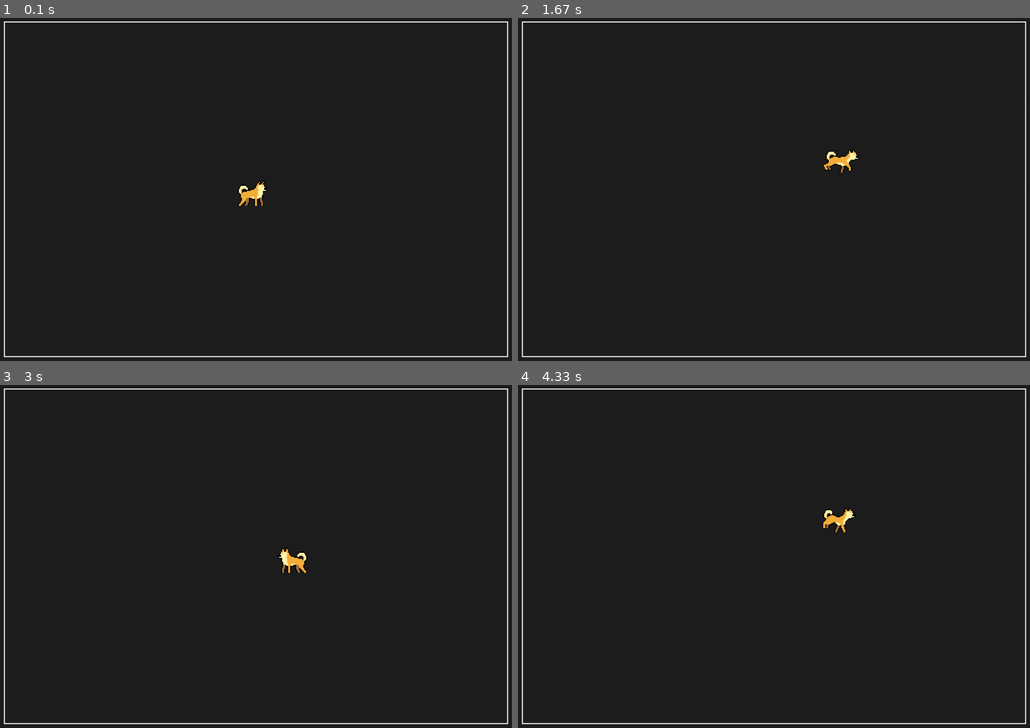
Above: before the commit, frames 1-4 (two rows, left to right).
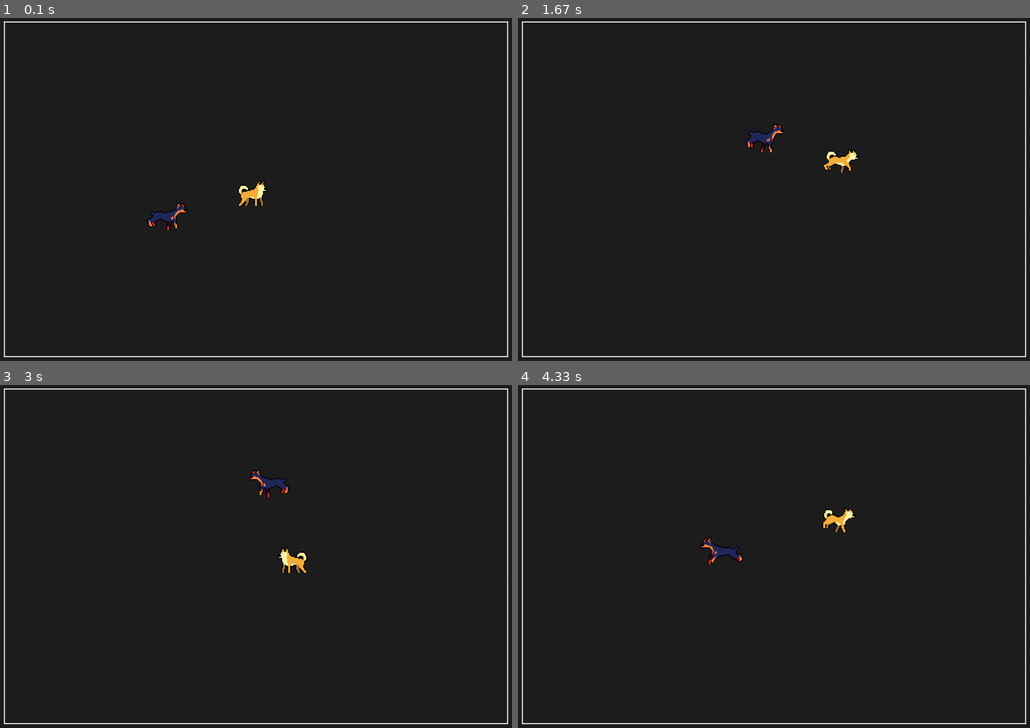
Above: after the commit, the same moments.

Repository: mluizabatista/lpc2025
Game: pygame game, started from atividadefinal/main.py
Same seed, same stepped clock (60 frames per second), same inputs: the game is played once before the commit and once after it.
Inputs:
- Up to frame 1 (0.1 s): no input
- Up to frame 2 (1.67 s): tap Space at 0.33, 0.73, 1.03, 1.23, 1.57 s; hold D 0.67-1.13 s; hold W 1.17-1.47 s; hold D from 1.5 s (still down)
- Up to frame 3 (3 s): tap Space at 1.87, 2.07, 2.37, 2.63, 2.97 s; release D at 1.97 s; hold A 2-2.53 s; hold S 2.57-2.87 s; hold A from 2.9 s (still down)
- Up to frame 4 (4.33 s): tap Space at 3.27, 3.4, 3.8, 4.1 s; release A at 3.3 s; hold W 3.33-3.7 s; hold D from 3.73 s (still down)

The runs differ from the first frame. In frame 1, 0.2% of the frame differs, in the area x 28-37%, y 54-63%; in frame 2, 0.2%, in the area x 44-52%, y 30-40%; in frame 3, 0.2%; in frame 4, 0.2%.

Commit message:
Adiciona NPC

Diff:
--- a/atividadefinal/config.py
+++ b/atividadefinal/config.py
@@ -3,8 +3,10 @@
 FPS = 60
 
 PLAYER_SPEED = 220
+NPC_SPEED = 100
 
 SPRITE_DIR = "assets/caramel"
+NPC_DIR = "assets/dobermann"
 
 FRAME_SIZE = 48
 
@@ -12,3 +14,4 @@
 TOP_BORDER_THICKNESS = BORDER_THICKNESS + 30
 
 SCALE_FACTOR = 2.0
+NPC_SCALE = 2.0
--- a/atividadefinal/game.py
+++ b/atividadefinal/game.py
@@ -1,6 +1,6 @@
 import pygame
 from config import WIDTH, HEIGHT, FPS, BORDER_THICKNESS, TOP_BORDER_THICKNESS
-from sprites import Player
+from sprites import Player, DobermannNPC
 
 class Game:
     def __init__(self):
@@ -10,8 +10,12 @@
         self.clock = pygame.time.Clock()
 
         self.all_sprites = pygame.sprite.Group()
+
         self.player = Player(self)
         self.all_sprites.add(self.player)
+
+        self.dog_npc = DobermannNPC(self)
+        self.all_sprites.add(self.dog_npc)
 
         self.running = True
 
--- a/atividadefinal/sprites.py
+++ b/atividadefinal/sprites.py
@@ -1,19 +1,28 @@
 import pygame
+import random
 from utils import load_spritesheet
-from config import SPRITE_DIR, FRAME_SIZE, SCALE_FACTOR, PLAYER_SPEED, TOP_BORDER_THICKNESS, BORDER_THICKNESS, WIDTH, HEIGHT
+from config import (
+    SPRITE_DIR, NPC_DIR, FRAME_SIZE, SCALE_FACTOR, NPC_SCALE,
+    PLAYER_SPEED, NPC_SPEED,
+    TOP_BORDER_THICKNESS, BORDER_THICKNESS,
+    WIDTH, HEIGHT
+)
+
+def _ensure_anim(frames):
+    if not frames:
+        surf = pygame.Surface((FRAME_SIZE, FRAME_SIZE), pygame.SRCALPHA)
+        surf.fill((150, 150, 150, 255))
+        return [surf]
+    return frames
 
 class Player(pygame.sprite.Sprite):
     def __init__(self, game):
         super().__init__()
         self.game = game
 
-        self.anim_idle = load_spritesheet(f"{SPRITE_DIR}/Idle.png", FRAME_SIZE, FRAME_SIZE)
-        self.anim_walk = load_spritesheet(f"{SPRITE_DIR}/Walk.png", FRAME_SIZE, FRAME_SIZE)
-        self.anim_attack = load_spritesheet(f"{SPRITE_DIR}/Attack.png", FRAME_SIZE, FRAME_SIZE)
-
-        if not self.anim_idle: self.anim_idle = [pygame.Surface((FRAME_SIZE, FRAME_SIZE))]
-        if not self.anim_walk: self.anim_walk = [pygame.Surface((FRAME_SIZE, FRAME_SIZE))]
-        if not self.anim_attack: self.anim_attack = [pygame.Surface((FRAME_SIZE, FRAME_SIZE))]
+        self.anim_idle = _ensure_anim(load_spritesheet(f"{SPRITE_DIR}/Idle.png", FRAME_SIZE, FRAME_SIZE))
+        self.anim_walk = _ensure_anim(load_spritesheet(f"{SPRITE_DIR}/Walk.png", FRAME_SIZE, FRAME_SIZE))
+        self.anim_attack = _ensure_anim(load_spritesheet(f"{SPRITE_DIR}/Attack.png", FRAME_SIZE, FRAME_SIZE))
 
         self.current_anim = self.anim_idle
         self.frame = 0
@@ -26,7 +35,6 @@
         self.y = HEIGHT // 2
 
         self.speed = PLAYER_SPEED
-
         self.scale = SCALE_FACTOR
 
         self.attacking = False
@@ -39,7 +47,6 @@
         self.rect = self.image.get_rect(center=(self.x, self.y))
 
     def set_animation(self, new_anim):
-
         if self.current_anim is not new_anim:
             self.current_anim = new_anim
             self.frame = 0
@@ -47,9 +54,7 @@
 
     def handle_input_and_move(self, dt):
         keys = pygame.key.get_pressed()
-
-        dx = 0.0
-        dy = 0.0
+        dx = dy = 0.0
 
         if keys[pygame.K_w]:
             dy -= self.speed * dt
@@ -71,7 +76,7 @@
             self.set_animation(self.anim_attack)
 
         left_limit = BORDER_THICKNESS + 1
-        top_limit = BORDER_THICKNESS + 1
+        top_limit = TOP_BORDER_THICKNESS + 1
 
         self.x = max(left_limit, min(self.x, WIDTH - left_limit))
         self.y = max(top_limit, min(self.y, HEIGHT - top_limit))
@@ -81,15 +86,10 @@
             now = pygame.time.get_ticks() / 1000.0
             if now - self.attack_start >= self.attack_duration:
                 self.attacking = False
-
-        if self.attacking:
-            self.set_animation(self.anim_attack)
-        else:
-            pass
+                self.set_animation(self.anim_idle)
 
         self.frame_time += dt
         if self.frame_time >= self.frame_speed:
-
             self.frame_time -= self.frame_speed
             self.frame = (self.frame + 1) % len(self.current_anim)
 
@@ -101,7 +101,6 @@
             scaled = pygame.transform.flip(scaled, True, False)
 
         self.image = scaled
-
         self.rect = self.image.get_rect(center=(int(self.x), int(self.y)))
 
         left_limit = BORDER_THICKNESS + self.rect.width // 2 + 1
@@ -115,11 +114,9 @@
         self.rect.center = (int(self.x), int(self.y))
 
     def update(self, dt):
-
         self.handle_input_and_move(dt)
 
         if not self.attacking:
-
             keys = pygame.key.get_pressed()
             moving = keys[pygame.K_w] or keys[pygame.K_s] or keys[pygame.K_a] or keys[pygame.K_d]
             if moving:
@@ -128,3 +125,91 @@
                 self.set_animation(self.anim_idle)
 
         self.update_animation_and_image(dt)
+
+
+class DobermannNPC(pygame.sprite.Sprite):
+    def __init__(self, game):
+        super().__init__()
+        self.game = game
+
+        self.anim_idle = _ensure_anim(load_spritesheet(f"{NPC_DIR}/Idle.png", FRAME_SIZE, FRAME_SIZE))
+        self.anim_walk = _ensure_anim(load_spritesheet(f"{NPC_DIR}/Walk.png", FRAME_SIZE, FRAME_SIZE))
+
+        self.current_anim = self.anim_idle
+        self.frame = 0
+        self.frame_time = 0.0
+        self.frame_speed = 0.12
+
+        self.facing_left = False
+
+        self.x = random.randint(200, WIDTH - 200)
+        self.y = random.randint(200, HEIGHT - 200)
+
+        self.speed = NPC_SPEED
+        self.scale = NPC_SCALE
+
+        self.dir_x = random.choice([-1, 0, 1])
+        self.dir_y = random.choice([-1, 0, 1])
+        self.change_dir_timer = 0.0
+
+        base_img = self.current_anim[0]
+        w, h = base_img.get_size()
+        self.image = pygame.transform.scale(base_img, (int(w * self.scale), int(h * self.scale)))
+        self.rect = self.image.get_rect(center=(self.x, self.y))
+
+    def set_animation(self, new_anim):
+        if self.current_anim is not new_anim:
+            self.current_anim = new_anim
+            self.frame = 0
+            self.frame_time = 0.0
+
+    def random_wander(self, dt):
+        self.change_dir_timer -= dt
+        if self.change_dir_timer <= 0:
+            self.dir_x = random.choice([-1, 0, 1])
+            self.dir_y = random.choice([-1, 0, 1])
+            self.change_dir_timer = random.uniform(1.0, 3.0)
+
+        self.x += self.dir_x * self.speed * dt
+        self.y += self.dir_y * self.speed * dt
+
+        left = BORDER_THICKNESS + self.rect.width // 2 + 1
+        right = WIDTH - (BORDER_THICKNESS + self.rect.width // 2 + 1)
+        top = TOP_BORDER_THICKNESS + self.rect.height // 2 + 1
+        bottom = HEIGHT - (BORDER_THICKNESS + self.rect.height // 2 + 1)
+
+        if self.x <= left or self.x >= right:
+            self.dir_x *= -1
+        if self.y <= top or self.y >= bottom:
+            self.dir_y *= -1
+
+        if self.dir_x < 0:
+            self.facing_left = True
+        elif self.dir_x > 0:
+            self.facing_left = False
+
+    def update_animation(self, dt):
+        moving = self.dir_x != 0 or self.dir_y != 0
+        if moving:
+            self.set_animation(self.anim_walk)
+        else:
+            self.set_animation(self.anim_idle)
+
+        self.frame_time += dt
+        if self.frame_time >= self.frame_speed:
+            self.frame_time -= self.frame_speed
+            self.frame = (self.frame + 1) % len(self.current_anim)
+
+        base_img = self.current_anim[self.frame]
+        w, h = base_img.get_size()
+        img = pygame.transform.scale(base_img, (int(w * self.scale), int(h * self.scale)))
+
+        if self.facing_left:
+            img = pygame.transform.flip(img, True, False)
+
+        self.image = img
+        self.rect = self.image.get_rect(center=(int(self.x), int(self.y)))
+
+    def update(self, dt):
+        self.random_wander(dt)
+        self.update_animation(dt)
